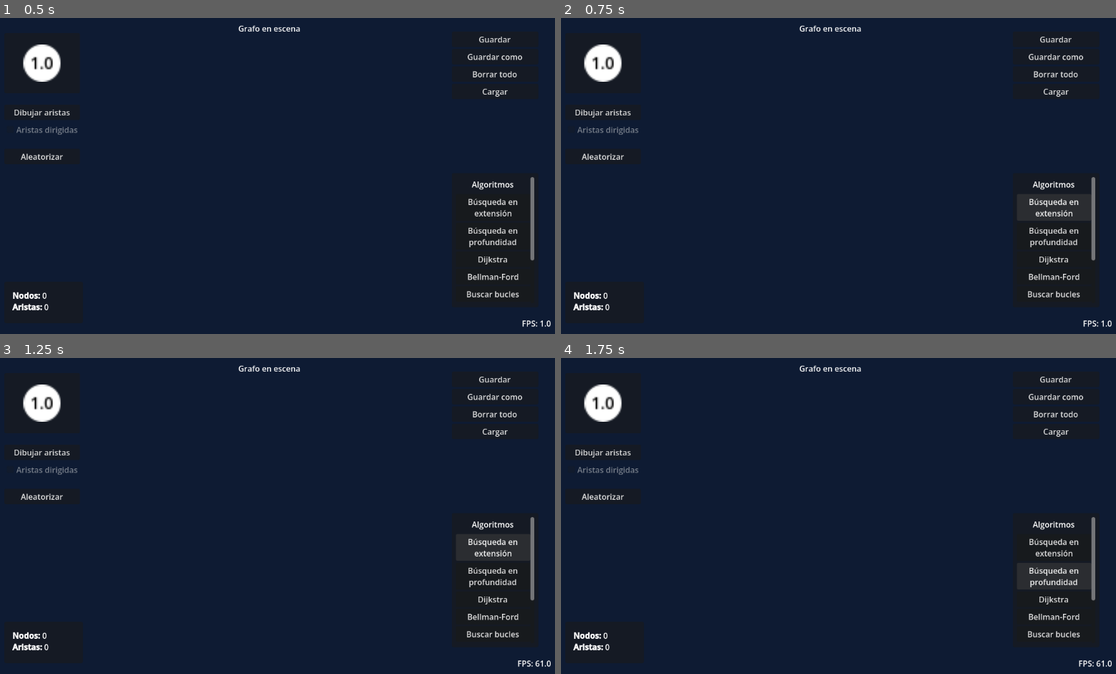
Above: before the commit, frames 1-4 (two rows, left to right).
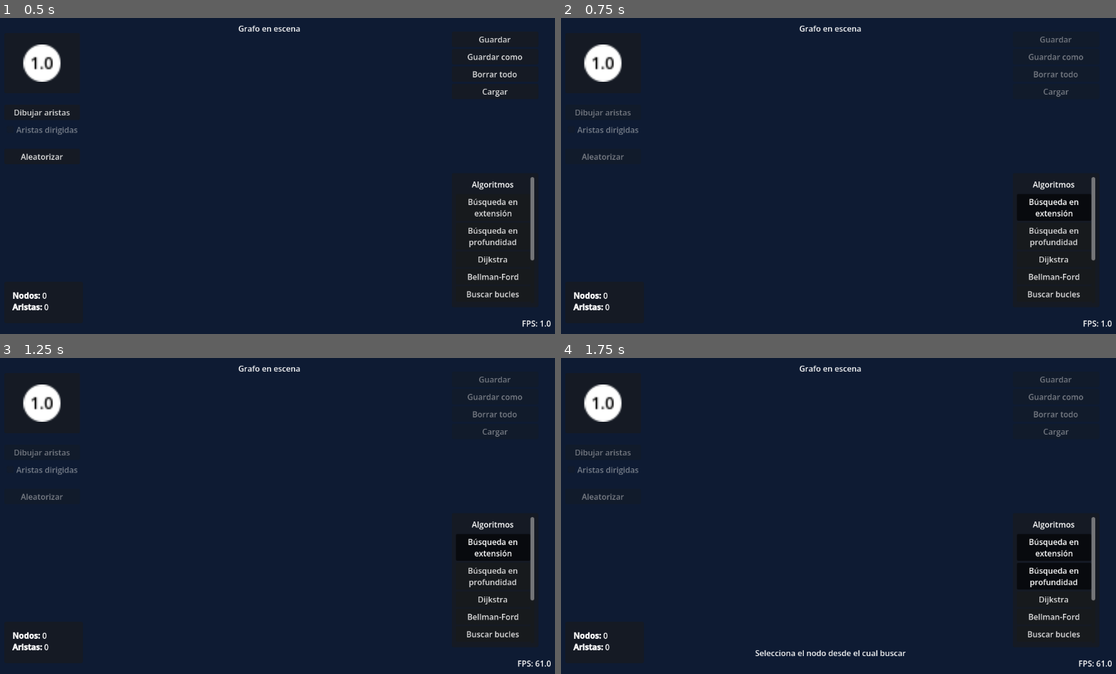
Above: after the commit, the same moments.

Repository: Andresit1524/graphim
Game: Godot game, scene res://assets/world/world.tscn
The game is run twice, just before and just after one commit, with the same random seed, the same clock (stepped at 60 frames per second) and the same inputs.
Inputs:
- Up to frame 1 (0.5 s): no input
- Up to frame 2 (0.75 s): click "Búsqueda en extensión" at 0.5 s
- Up to frame 3 (1.25 s): no input
- Up to frame 4 (1.75 s): click "Búsqueda en profundidad" at 1.25 s

Frame 1 is identical in both runs. In frame 2, 1.4% of the frame differs, in the area x 2-96%, y 5-65%; in frame 3, 1.4%; in frame 4, 1.7%, in the area x 2-96%, y 5-95%.

Commit message:
Primer prototipo de funcionamiento y utilidades para algoritmos

Diff:
--- a/assets/algorithms/base_algoritm.gd
+++ b/assets/algorithms/base_algoritm.gd
@@ -1,5 +1,15 @@
 ## Clase base para un algoritmo sobre un grafo. Forma de uso: método [start] para
 @abstract class_name BaseAlgorithm extends Node
+
+
+## Se emite cuando el algoritmo es cancelado
+signal aborted
+
+
+## Tiempo de espera entre pasos
+const WAIT_TIME = 1.0
+## Tiempo de espera largo
+const LONG_WAIT_TIME = 2.0
 
 
 ## Nombre del algoritmo para poner en el botón
@@ -7,8 +17,90 @@
 
 
 ## Mundo
-@onready var world: Node2D = get_tree().current_scene
+@onready var world: World = get_tree().current_scene
+## Interfaz
+@onready var ui: UI = %UI
+
+## Nodos
+@onready var nodes: Node2D = %Nodes
+## Aristas
+@onready var edges: Node2D = %Edges
 
 
 ## Inicia a procesar el algoritmo al presionar su botón
 @abstract func start() -> void
+
+
+## Finzaliza la ejecución si se deselecciona el botón
+func abort(msg := "") -> void:
+	ui.enable_all()
+	ui.print_instruction(msg)
+	reset_graph_visuals()
+	await wait(LONG_WAIT_TIME)
+
+	ui.clear_instruction()
+	aborted.emit()
+
+
+#region Utilidades
+
+
+## Solicita la selección de un nodo, opcionalmente resaltándolo y usando otro mensaje
+func request_node(highlight := false, msg := "") -> GraphimNode:
+	ui.print_instruction("Selecciona un nodo" if not msg else msg)
+	var requested: GraphimNode = await world.node_clicked
+	ui.clear_instruction()
+
+	if highlight: requested.data.color = Color.MEDIUM_SEA_GREEN
+
+	return requested
+
+
+## Solicita la selección de una arista, opcionalmente resaltándola
+func request_edge(highlight := false, msg := "") -> GraphimEdge:
+	ui.print_instruction("Selecciona una arista" if not msg else msg)
+	var requested: GraphimEdge = await world.edge_clicked
+	ui.clear_instruction()
+
+	if highlight: requested.data.color = Color.GREEN
+
+	return requested
+
+
+## Resetea el estado del grafo
+func reset_graph_visuals() -> void:
+	for node in get_nodes():
+		node.data.color = Color.WHITE
+
+	for edge in get_edges():
+		edge.data.color = Color.WHITE
+
+
+## Espera un tiempo
+func wait(time: float) -> void:
+	await get_tree().create_timer(time).timeout
+
+
+#endregion
+
+
+#region Getters y setters
+
+
+## Obtiene los datos del grafo actual
+func graph_data() -> GraphData:
+	world._save_graph()
+	return world.current_graph_data
+
+
+## Obtiene la lista de nodos
+func get_nodes() -> Array[GraphimNode]:
+	return nodes.get_children() as Array[GraphimNode]
+
+
+## Obtiene la lista de aristas
+func get_edges() -> Array[GraphimEdge]:
+	return edges.get_children() as Array[GraphimEdge]
+
+
+#endregion
--- a/assets/algorithms/dfs.gd
+++ b/assets/algorithms/dfs.gd
@@ -1,5 +1,17 @@
+## Algoritmo de búsqueda en profundidad
 class_name DFS extends BaseAlgorithm
 
 
+@warning_ignore_start("unused_variable")
 func start() -> void:
-	pass
+	var begin := await request_node(true, "Selecciona el nodo desde el cual buscar")
+	var end := await request_node(true, "Selecciona el nodo al cual buscar")
+	var adyacency_list: Dictionary[NodeData, Array] = graph_data().get_adyacency_list()
+
+	if not adyacency_list.has(begin.data) or not adyacency_list[begin.data]:
+		abort("No se encontró un camino entre los dos nodos")
+		return
+
+	for node_data: NodeData in adyacency_list[begin.data]:
+		await wait(WAIT_TIME)
+		node_data.color = Color.BLUE
--- a/assets/algorithms/search_loops.gd
+++ b/assets/algorithms/search_loops.gd
@@ -1,4 +1,4 @@
-## Algoritmo de
+## Algoritmo de búsqueda de bucles
 class_name SearchLoops extends BaseAlgorithm
 
 
--- a/assets/graph_data/graph_data.gd
+++ b/assets/graph_data/graph_data.gd
@@ -12,7 +12,7 @@
 ## Obtiene la lista de adyacencia del grafo actual
 # ? Se usará para los algoritmos, pero eso es más adelante
 func get_adyacency_list() -> Dictionary[NodeData, Array]:
-	var adyacency_list := {}
+	var adyacency_list: Dictionary[NodeData, Array] = {}
 	var nodes_by_uid := {}
 
 	# Registra por UID
@@ -33,7 +33,7 @@
 ## Formato: [inicio, final]: peso. Si no existe, el peso es NAN
 # ? Se usará para los algoritmos, pero eso es más adelante
 func get_adyacency_matrix() -> Dictionary[Array, float]:
-	var adyacency_matrix := {}
+	var adyacency_matrix: Dictionary[Array, float] = {}
 	var nodes_by_uid := {}
 
 	# Registra por UID
--- a/assets/world/algorithms.gd
+++ b/assets/world/algorithms.gd
@@ -2,9 +2,12 @@
 class_name Algorithms extends Node
 
 
+## Mundo
 @onready var world: Node2D = get_tree().current_scene
 ## Botones para los algoritmos
 @onready var algoritm_buttons: VBoxContainer = %AlgoritmButtons
+## Interfaz
+@onready var ui: UI = %UI
 
 
 func _ready() -> void:
@@ -12,7 +15,20 @@
 		# Crea el botón
 		var alg_button := Button.new()
 		algoritm_buttons.add_child(alg_button)
-		alg_button.pressed.connect(algorithm.start)
+
+		alg_button.toggled.connect(_on_algorithm_button_toggled.bind(algorithm))
+		algorithm.aborted.connect(alg_button.set_pressed_no_signal.bind(false))
 
 		alg_button.text = algorithm.button_name
 		alg_button.autowrap_mode = TextServer.AUTOWRAP_WORD
+		alg_button.toggle_mode = true
+
+
+## Actúa cuando se presiona un botón
+func _on_algorithm_button_toggled(on: bool, algorithm: BaseAlgorithm) -> void:
+	if on:
+		ui.disable_all()
+		algorithm.start()
+		return
+
+	algorithm.abort()
--- a/assets/world/ui.gd
+++ b/assets/world/ui.gd
@@ -9,6 +9,8 @@
 @onready var fps_label = %FPS
 ## Etiqueta de archivo actual
 @onready var current_file: Label = $CurrentFile
+## Etiqueta para instrucciones
+@onready var instructions_label: Label = %InstructionsLabel
 
 ## Lista de nodos del grafo
 @onready var nodes: Node2D = %Nodes
@@ -62,6 +64,16 @@
 		current_file.text = "(*) %s" % current_file.text
 
 
+## Imprime una instrucción en la parte inferior de la pantalla
+func print_instruction(msg := "") -> void:
+	instructions_label.text = msg
+
+
+## Limpia la instrucción
+func clear_instruction() -> void:
+	instructions_label.text = ""
+
+
 func _unhandled_input(event: InputEvent) -> void:
 	# Resetea el botón de borrar si se clica por fuera
 	if event is InputEventMouseButton and event.is_pressed():
--- a/assets/world/world.gd
+++ b/assets/world/world.gd
@@ -3,6 +3,10 @@
 
 ## Se emite cuando se cambia el archivo actual
 signal current_file_changed(new_name: String)
+## Se emite cuando se clica un nodo
+signal node_clicked(node: GraphimNode)
+## Se emite cuando se clica un nodo
+signal edge_clicked(node: GraphimEdge)
 
 
 ## Tamaño máximo de un grafo aleatorio
@@ -223,7 +227,11 @@
 
 	if not _node.is_connected(&"clicked", _draw_edge):
 		_node.clicked.connect(_draw_edge)
-		# TODO: implementar menú contextual
+
+	if not _node.is_connected(&"clicked", node_clicked.emit):
+		_node.clicked.connect(node_clicked.emit)
+
+	# TODO: implementar menú contextual
 
 	if not _node.is_connected(&"deleted", _delete_node):
 		_node.deleted.connect(_delete_node)
@@ -233,10 +241,13 @@
 func _connect_new_edge(edge: Node) -> void:
 	var _edge := edge as GraphimEdge
 
-	# TODO: Implementar clicked también
+	if not _edge.is_connected(&"clicked", edge_clicked.emit):
+		_edge.clicked.connect(edge_clicked.emit)
+
+	# TODO: implementar menú contextual
 
 	if not _edge.is_connected(&"deleted", _delete_edge):
-		edge.deleted.connect(_delete_edge)
+		_edge.deleted.connect(_delete_edge)
 
 
 ## Dibuja una arista entre los dos nodos cuando se seleccionan
--- a/assets/world/world.tscn
+++ b/assets/world/world.tscn
@@ -226,6 +226,23 @@
 layout_mode = 2
 size_flags_vertical = 3
 
+[node name="InstructionsLabel" type="Label" parent="CanvasLayer/UI" unique_id=1080064457]
+unique_name_in_owner = true
+layout_mode = 1
+anchors_preset = -1
+anchor_left = 0.001
+anchor_top = 1.0
+anchor_right = 1.0
+anchor_bottom = 1.0
+offset_left = 308.848
+offset_top = -54.0
+offset_right = -310.0
+offset_bottom = -31.0
+grow_horizontal = 2
+grow_vertical = 0
+horizontal_alignment = 1
+vertical_alignment = 1
+
 [node name="Physics" type="Node" parent="." unique_id=1290079163]
 unique_name_in_owner = true
 script = ExtResource("7_hqvew")
